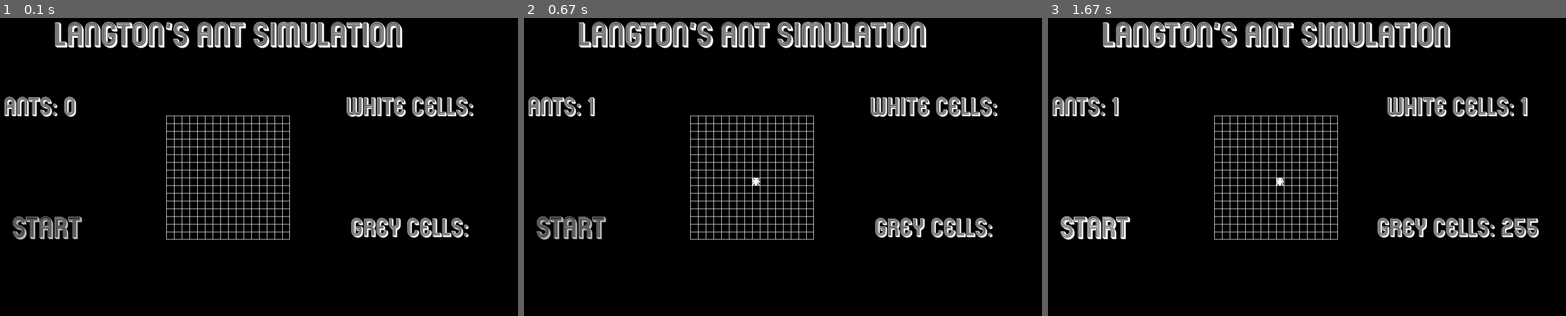
Above: before the commit, frames 1-3 (left to right).
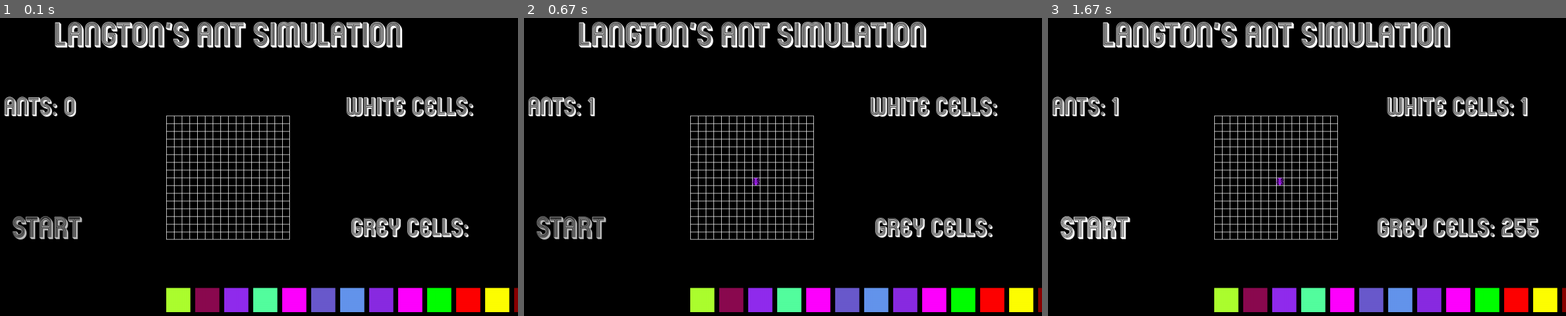
Above: after the commit, the same moments.

Repository: shogun-mar/Langton-s-Ant-Pygame
Game: pygame game, started from gui.py
Two runs of this game, one before a commit and one after it. Both use one fixed random seed, a clock stepped at 60 frames per second and the inputs below.
Inputs (mouse positions are in pixels of both pictures, inside the frame that each line leads up to):
- Up to frame 1 (0.1 s): no input
- Up to frame 2 (0.67 s): click (751, 175) at 0.38 s
- Up to frame 3 (1.67 s): click (1094, 226) at 0.72 s

The runs differ from the first frame. In frame 1, 4.7% of the frame differs, in the area x 32-100%, y 90-99%; in frame 2, 4.8%, in the area x 32-100%, y 53-99%; in frame 3, 4.8%.

Commit message:
langton simulation pt4 commit2

Diff:
--- a/gui.py
+++ b/gui.py
@@ -1,13 +1,14 @@
 import pygame
 from collections import deque
-from random import randrange
 
 class Ant:
     def __init__(self, app, pos, color):
         self.app = app
         self.sprite = None
+        self.x, self.y = pos
+        self.rect = pygame.Rect(self.app.placement_grid_offset[0] + self.x * self.app.CELL_SIZE, self.app.placement_grid_offset[1] + self.y * self.app.CELL_SIZE,
+                                self.app.CELL_SIZE, self.app.CELL_SIZE)
         self.color = color
-        self.x, self.y = pos
         self.increments = deque([(1, 0), (0, 1), (-1, 0), (0, -1)])
 
     def run(self):
@@ -15,7 +16,7 @@
             value = self.app.grid[self.y][self.x]
             self.app.grid[self.y][self.x] = not value
 
-            SIZE = self.app.self.CELL_SIZE
+            SIZE = self.app.CELL_SIZE
             rect = self.x * SIZE, self.y * SIZE, max(SIZE - 1, 1), max(SIZE - 1, 1)
 
             if value:
@@ -39,7 +40,7 @@
         self.clock = pygame.time.Clock()
         self.grid = [[0 for col in range(self.COLS)] for row in range(self.COLS)]
 
-        self.colors = set('greenyellow goldenrod2 fuchsia deeppink4 cornflowerblue darkred darkslategrey blueviolet mediumpurple3 indigo crimson seagreen1 salmon1 purple2 plum3 palevioletred violetred springgreen4 \
+        self.ant_colors = set('greenyellow goldenrod2 fuchsia deeppink4 cornflowerblue darkred darkslategrey blueviolet mediumpurple3 indigo crimson seagreen1 salmon1 purple2 plum3 palevioletred violetred springgreen4 \
                           steelblue4 steelblue slateblue4 slateblue sienna2 cyan skyblue purple magenta red green blue yellow \
                           white'.split())
 
@@ -104,7 +105,8 @@
                 self.ant_counter_rect.center = (225 - 15 * len(str(num_ants)), 300)
                 self.screen.blit(self.ant_counter_text, self.ant_counter_rect)
 
-                self.draw_placement_grid()
+                self.draw_ants_placement_grid()
+                self.draw_colors_grid()
 
             else:
                 coverup_surf = pygame.Surface(self.white_cell_counter_text.get_size())
@@ -136,25 +138,34 @@
         relative_mouse_pos = pos[0] - self.placement_grid_offset[0], pos[1] - self.placement_grid_offset[1]
         x, y = relative_mouse_pos
         column, row = x // self.CELL_SIZE, y // self.CELL_SIZE
-        ant = Ant(self, (column, row), 'white')
+        ant = Ant(self, (column, row), 'purple')
         self.ants.append(ant)
         self.grid[column][row] = 1
 
         color_int = pygame.Color(ant.color)  # Convert named color to integer color
         sprite_pixel_array = pygame.PixelArray(self.ant_base_sprite)
-        for i in range(sprite_pixel_array.shape[0]):
-            for j in range(sprite_pixel_array.shape[1]):
+        width, height = sprite_pixel_array.shape
+
+        for i in range(width):
+            for j in range(height):
                 pixel_color = self.ant_base_sprite.unmap_rgb(sprite_pixel_array[i, j])  # Get the color of the pixel
-                if pygame.Color(pixel_color).a != 0:  # Check if the pixel is not fully transparent
-                    sprite_pixel_array[i, j] = (color_int.r, color_int.g, color_int.b)
+                original_color = pygame.Color(pixel_color)
+                if original_color.a != 0:  # Check if the pixel is not fully transparent
+                    new_color = pygame.Color(color_int.r, color_int.g, color_int.b, original_color.a)
+                    sprite_pixel_array[i, j] = self.ant_base_sprite.map_rgb(new_color)
 
         ant.sprite = sprite_pixel_array.make_surface()  # Creates a new surface with the new pixel array.
         del sprite_pixel_array  # Delete the pixel array to unlock the surface
 
-    def draw_placement_grid(self):
-        grid_origin_x, grid_origin_y = self.placement_grid_offset
+    def draw_ants_placement_grid(self):
         for ant in self.ants:
-            self.screen.blit(ant.sprite, (grid_origin_x + ant.x * self.CELL_SIZE, grid_origin_y + ant.y * self.CELL_SIZE))
+            self.screen.blit(ant.sprite, ant.rect)
+
+    def draw_colors_grid(self):
+        grid_origin = self.placement_phase_grid_rect.bottomleft[0], self.placement_phase_grid_rect.bottomleft[1] + 100
+        for color in self.ant_colors:
+            pygame.draw.rect(self.screen, color, (grid_origin[0], grid_origin[1], 50, 50))
+            grid_origin = grid_origin[0] + 60, grid_origin[1]
 
 if __name__ == "__main__":
     app = App()
